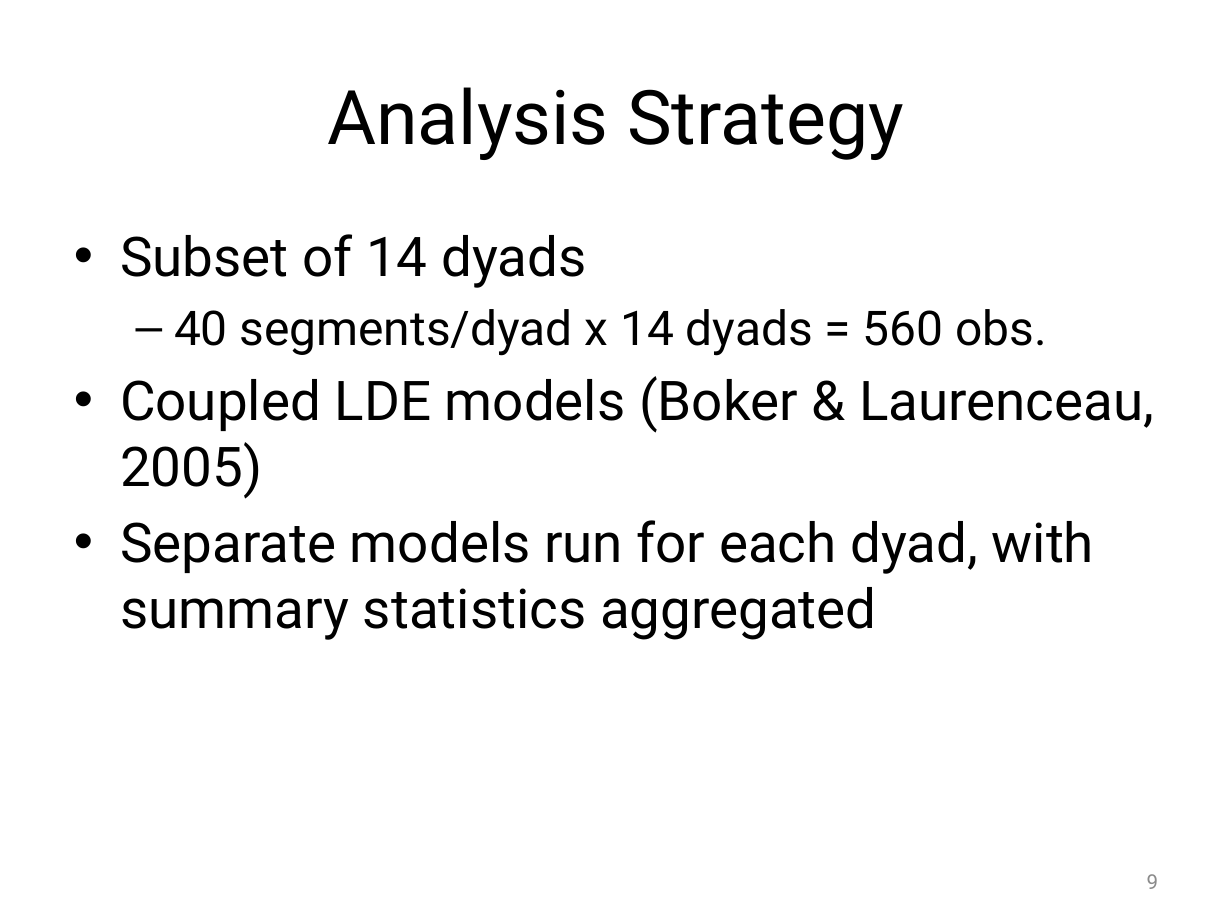
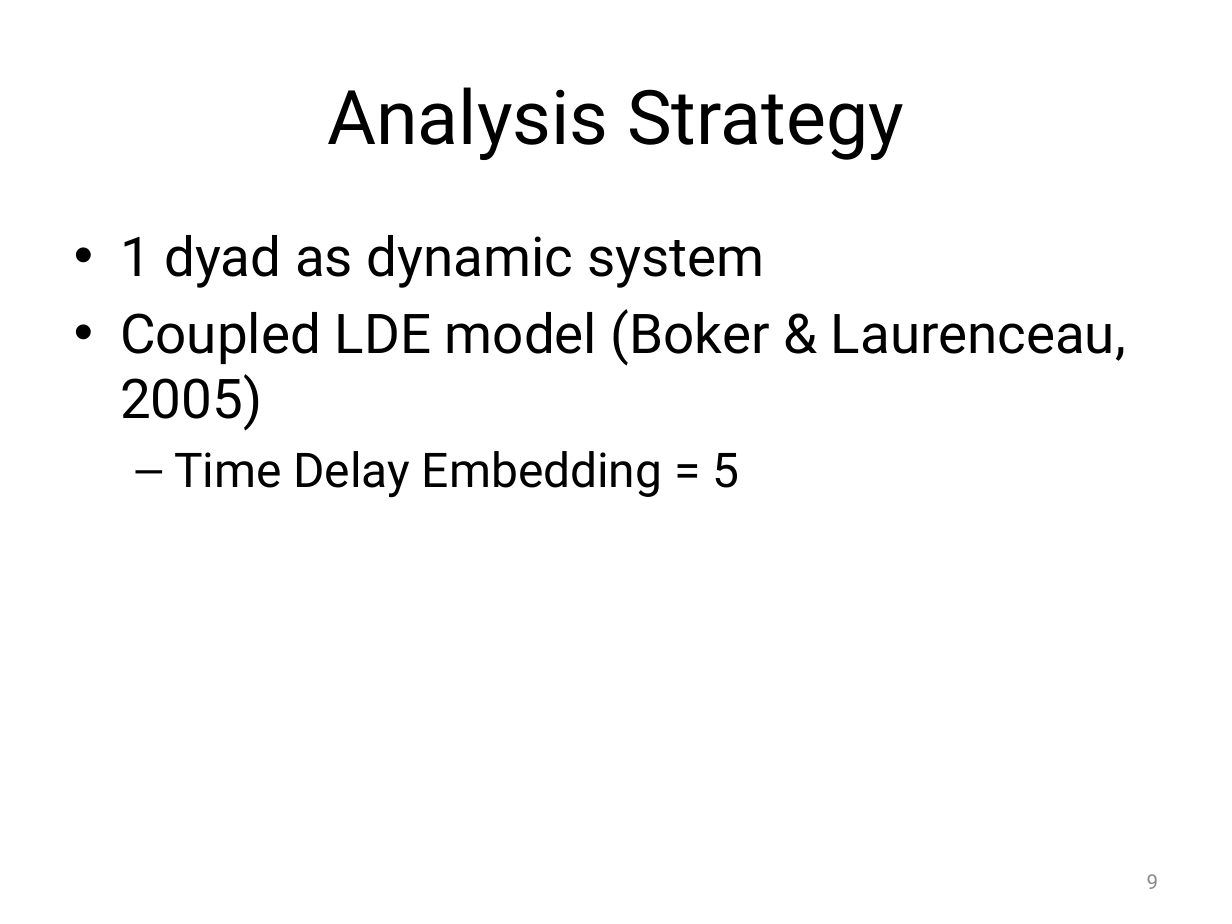
Before and after one commit to mayazrm/KZNB, a slide deck: slide 9 of DSM/Bolger_DSM_Report_from_the_Trenches_170601.pptx. Drawn at 1232x924 pixels with LibreOffice and Linux fonts; fonts in the diff are those of the drawing. Boxes give left, top, right and bottom in pixels: in the first picture for what was removed or moved away, otherwise in the second. Text is boxed around its words. In the diff, an @@ line names an element or a change of style, - is before the commit and + after.

```diff
--- a/DSM/Bolger_DSM_Report_from_the_Trenches_170601.pptx
+++ b/DSM/Bolger_DSM_Report_from_the_Trenches_170601.pptx
@@ text at bbox=[120, 235, 1126, 498]: text changed @@
-• Subset of 14 dyads
-  – 40 segments/dyad x 14 dyads = 560 obs.
-• Coupled LDE models (Boker & Laurenceau, 2005)
-• Separate models run for each dyad, with summary statistics aggregated
+• 1 dyad as dynamic system
+• Coupled LDE model (Boker & Laurenceau, 2005)
+  – Time Delay Embedding = 5
```
Also in this commit, not shown: 10 other slides changed, 7 slides added, 3 slides removed, 7 other files.
